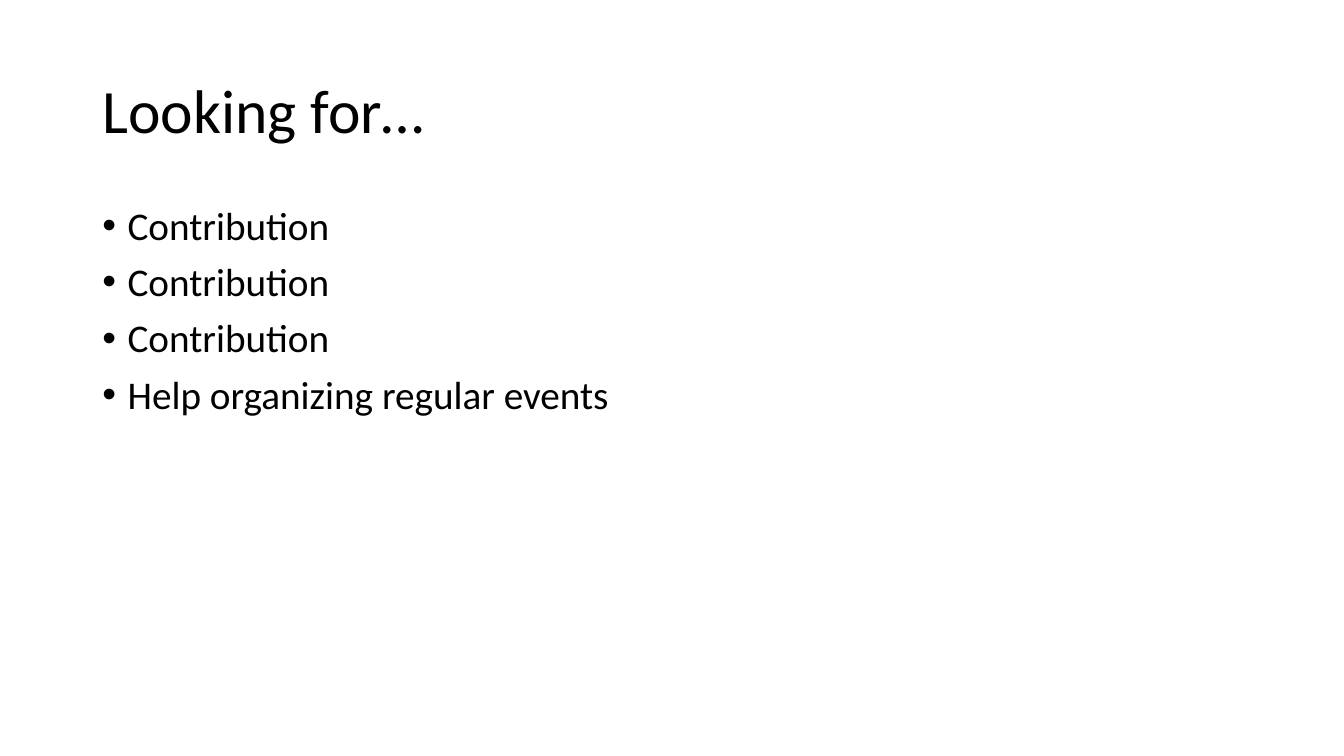
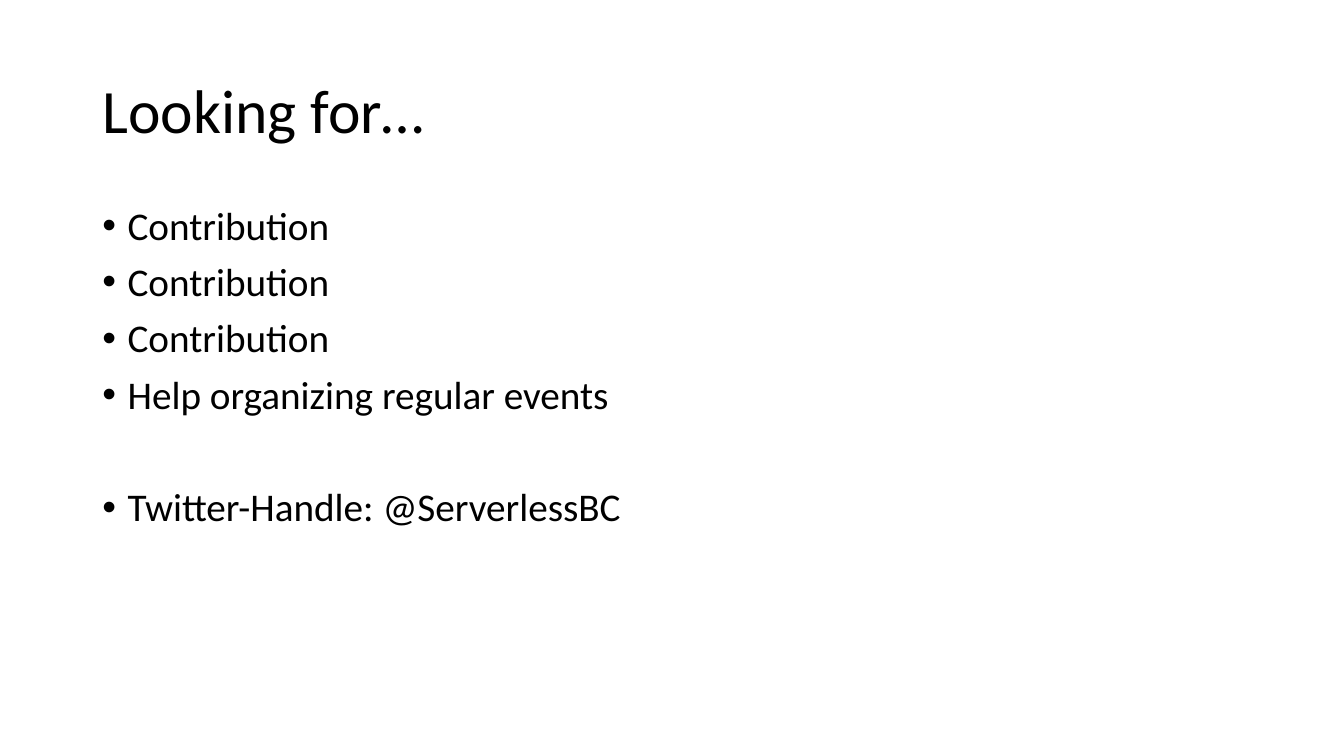
Before and after one commit to dersia/stuff, a slide deck: slide 3 of serverlessBC/Thank you.pptx. Drawn at 1344x756 pixels with LibreOffice and Linux fonts; fonts in the diff are those of the drawing. Boxes give left, top, right and bottom in pixels: in the first picture for what was removed or moved away, otherwise in the second. Text is boxed around its words. In the diff, an @@ line names an element or a change of style, - is before the commit and + after.

Commit message:
added twitter handle

```diff
--- a/serverlessBC/Thank you.pptx
+++ b/serverlessBC/Thank you.pptx
@@ text at [128, 493, 621, 526]: paragraph added @@
+• Twitter-Handle: @ServerlessBC
```
